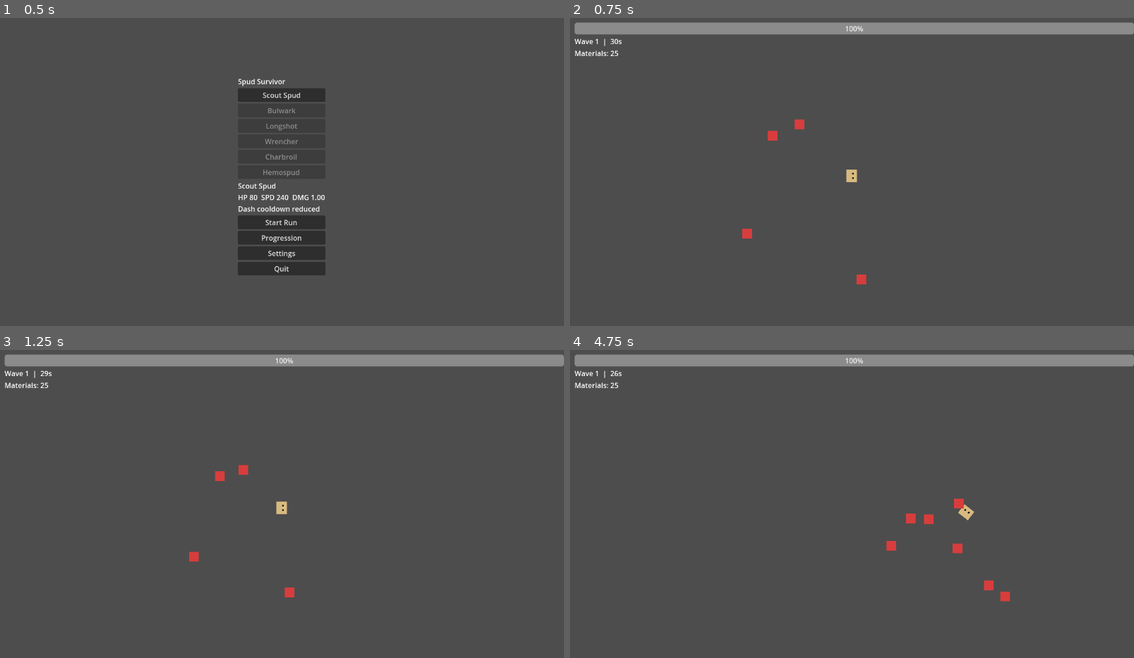
Above: before the commit, frames 1-4 (two rows, left to right).
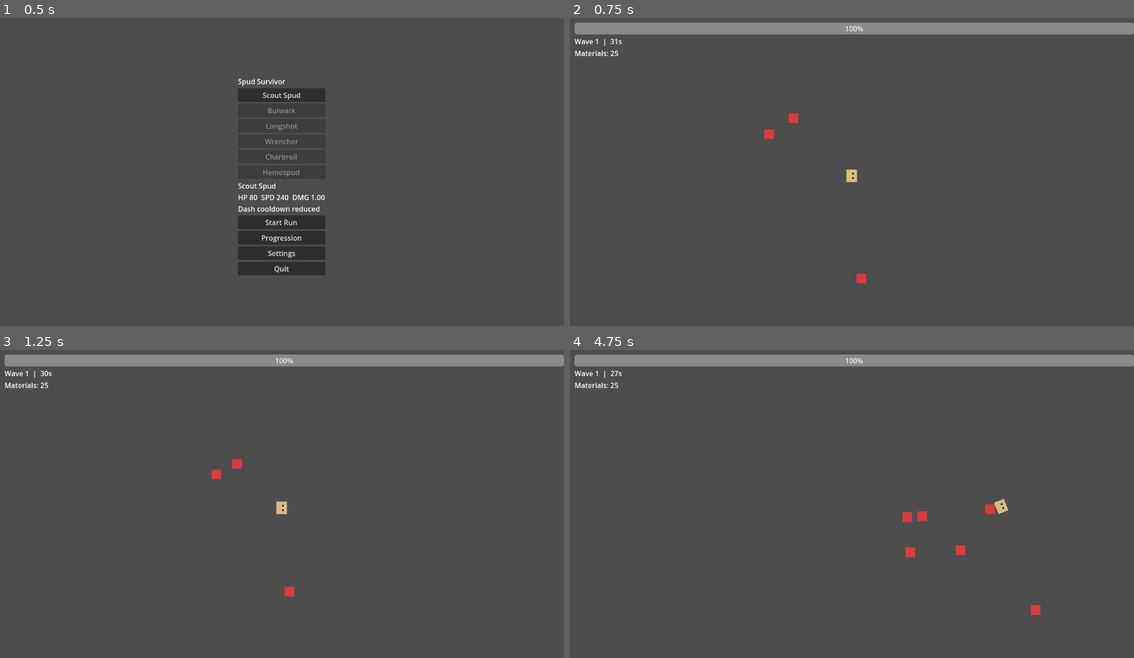
Above: after the commit, the same moments.

Repository: RavGGG/Gra
Game: Godot game, scene res://scenes/MainMenu.tscn
The game is run twice, just before and just after one commit, with the same random seed, the same clock (stepped at 60 frames per second) and the same inputs.
Inputs (mouse positions are in pixels of both pictures, inside the frame that each line leads up to):
- Up to frame 1 (0.5 s): no input
- Up to frame 2 (0.75 s): click "Start Run" at 0.5 s
- Up to frame 3 (1.25 s): no input
- Up to frame 4 (4.75 s): move the mouse to (976, 491) at 1.27 s; press the mouse at (976, 491) at 1.28 s; hold D (move_right) 1.28-2.03 s; move the mouse to (739, 522) at 2.02 s; release the mouse at (739, 522) at 2.03 s; hold S (move_down) 2.03-2.78 s; click (739, 522) at 2.1 s; move the mouse to (908, 439) at 2.77 s; press the mouse at (908, 439) at 2.78 s; hold D (move_right) 2.78-3.53 s; move the mouse to (823, 571) at 3.52 s; release the mouse at (823, 571) at 3.53 s; hold W (move_up) 3.53-4.28 s; click (823, 571) at 3.6 s; move the mouse to (1021, 556) at 4.27 s; press the mouse at (1021, 556) at 4.28 s; hold A (move_left) from 4.28 s (still down)

Frame 1 is identical in both runs. In frame 2, 0.2% of the frame differs, in the area x 7-53%, y 6-87%; in frame 3, 0.2%; in frame 4, 0.8%, in the area x 7-84%, y 6-87%.

Commit message:
Reset waves cleanly, fix pickup collection, and add shop effect tooltips

Diff:
--- a/scenes/ShopPanel.tscn
+++ b/scenes/ShopPanel.tscn
@@ -25,6 +25,11 @@
 [node name="Offers" type="VBoxContainer" parent="VBox"]
 layout_mode = 2
 
+[node name="Description" type="Label" parent="VBox"]
+layout_mode = 2
+text = "Hover item/weapon to see effects."
+autowrap_mode = 3
+
 [node name="InventoryTitle" type="Label" parent="VBox"]
 layout_mode = 2
 text = "Inventory (drag & drop slots)"
--- a/scripts/Enemy.gd
+++ b/scripts/Enemy.gd
@@ -19,10 +19,12 @@
 	if global_position.distance_to(player.global_position) < 22.0:
 		player.take_damage(contact_damage)
 
-func take_hit(dmg: float) -> void:
+func take_hit(dmg: float, attacker: Node = null) -> void:
 	hp -= dmg
+	if attacker and attacker.has_method("on_dealt_damage"):
+		attacker.on_dealt_damage(dmg)
 	if hp <= 0:
-		if randf() < 0.22:
+		if randf() < 0.5:
 			var pickup = preload("res://scenes/Pickup.tscn").instantiate()
 			pickup.global_position = global_position
 			get_tree().current_scene.add_child(pickup)
--- a/scripts/Game.gd
+++ b/scripts/Game.gd
@@ -1,7 +1,9 @@
 extends Node2D
 
-var wave := 1
-var time_left := 30.0
+const MAX_WAVE := 20
+
+var wave := 0
+var time_left := 0.0
 var credits := 25
 var selected_character := "scout"
 var paused_for_shop := false
@@ -19,30 +21,57 @@
 	player.configure(character)
 	player.died.connect(_on_player_died)
 	player.hp_changed.connect(hud.update_hp)
-	hud.update_wave(wave, time_left)
 	hud.update_credits(credits)
 	shop.visible = false
 	pause_menu.visible = false
 	$CanvasLayer/ArenaColor.visible = false
 
-	# Natychmiastowy, pewny spawn żeby gra nie wyglądała na "pustą".
-	for i in 4:
-		_spawn_enemy_near_player(180.0 + i * 35.0)
+	spawn_timer.one_shot = false
+	wave_timer.one_shot = true
 
-	spawn_timer.start()
-	wave_timer.start()
+	_start_wave(1)
 
 func _process(delta: float) -> void:
 	if paused_for_shop:
 		return
-	time_left -= delta
-	hud.update_wave(wave, max(0.0, time_left))
+	time_left = max(0.0, time_left - delta)
+	hud.update_wave(wave, time_left)
 	if Input.is_action_just_pressed("pause"):
 		_toggle_pause()
 
 func _toggle_pause() -> void:
 	get_tree().paused = not get_tree().paused
 	pause_menu.visible = get_tree().paused
+
+func _start_wave(next_wave: int) -> void:
+	paused_for_shop = false
+	shop.visible = false
+	_clear_enemies()
+	_clear_pickups()
+	wave = next_wave
+	time_left = 30.0 + wave
+	hud.update_wave(wave, time_left)
+
+	for i in (3 + int(wave / 3)):
+		_spawn_enemy_near_player(200.0 + i * 24.0)
+
+	spawn_timer.start()
+	wave_timer.start(time_left)
+
+func _finish_wave() -> void:
+	credits += 20 + wave * 3
+	GameData.progression["best_wave"] = max(GameData.progression["best_wave"], wave)
+	GameData.add_meta_currency(5 + wave)
+	hud.update_credits(credits)
+
+	if wave >= MAX_WAVE:
+		_end_run(true)
+		return
+
+	if wave % 2 == 0:
+		_open_shop()
+	else:
+		_start_wave(wave + 1)
 
 func _spawn_enemy_near_player(distance: float) -> void:
 	var enemy = preload("res://scenes/Enemy.tscn").instantiate()
@@ -52,7 +81,6 @@
 	enemy.contact_damage = 4 + wave
 	var angle = randf() * TAU
 	enemy.global_position = player.global_position + Vector2.RIGHT.rotated(angle) * distance
-	# Clamp do obszaru ekranu, aby zawsze był widoczny.
 	enemy.global_position.x = clamp(enemy.global_position.x, 40.0, 1240.0)
 	enemy.global_position.y = clamp(enemy.global_position.y, 40.0, 680.0)
 	add_child(enemy)
@@ -61,22 +89,17 @@
 	if paused_for_shop:
 		return
 	for i in (1 + int(wave / 4)):
-		_spawn_enemy_near_player(220.0 + i * 24.0)
+		_spawn_enemy_near_player(260.0 + i * 28.0)
 
 func _on_wave_timer_timeout() -> void:
-	wave += 1
-	time_left = 30 + wave
-	credits += 20 + wave * 3
-	GameData.progression["best_wave"] = max(GameData.progression["best_wave"], wave)
-	GameData.add_meta_currency(5 + wave)
-	hud.update_credits(credits)
-	if wave % 2 == 0:
-		_open_shop()
-	if wave >= 20:
-		_end_run(true)
+	_finish_wave()
 
 func _open_shop() -> void:
 	paused_for_shop = true
+	spawn_timer.stop()
+	wave_timer.stop()
+	_clear_enemies()
+	_clear_pickups()
 	shop.visible = true
 	shop.build_offers(credits)
 
@@ -87,8 +110,16 @@
 	for item in selected_items:
 		player.apply_item(item)
 	hud.update_credits(credits)
-	shop.visible = false
-	paused_for_shop = false
+	_start_wave(wave + 1)
+
+func _clear_enemies() -> void:
+	for enemy in get_tree().get_nodes_in_group("enemies"):
+		enemy.queue_free()
+
+func _clear_pickups() -> void:
+	for child in get_children():
+		if child.name.begins_with("Pickup") or child.get_script() == preload("res://scripts/Pickup.gd"):
+			child.queue_free()
 
 func _on_pickup_collected(value: int) -> void:
 	credits += value
@@ -98,6 +129,8 @@
 	_end_run(false)
 
 func _end_run(victory: bool) -> void:
+	spawn_timer.stop()
+	wave_timer.stop()
 	GameData.save_data()
 	var end_scene = preload("res://scenes/RunEnd.tscn").instantiate()
 	end_scene.set_result(victory, wave, credits)
--- a/scripts/Pickup.gd
+++ b/scripts/Pickup.gd
@@ -1,15 +1,37 @@
 extends Area2D
 
 var value := 5
+var armed := false
+var arm_time := 0.4
 
 func _ready() -> void:
 	$Label.text = "+%d" % value
+	monitoring = false
+	set_process(true)
 
 func _process(delta: float) -> void:
 	rotation += delta
+	if not armed:
+		arm_time -= delta
+		if arm_time <= 0.0:
+			armed = true
+			monitoring = true
+		return
+
+	var players = get_tree().get_nodes_in_group("player")
+	if players.is_empty():
+		return
+	var player = players[0]
+	var pull_radius = 40.0 + player.item_mods["pickup_radius"]
+	var to_player = player.global_position - global_position
+	var dist = to_player.length()
+	if dist < pull_radius and dist > 0.1:
+		global_position += to_player.normalized() * min(250.0 * delta, dist)
 
 func _on_body_entered(body: Node2D) -> void:
-	if body is CharacterBody2D:
+	if not armed:
+		return
+	if body.is_in_group("player"):
 		var game = get_tree().current_scene
 		if game and game.has_method("_on_pickup_collected"):
 			game._on_pickup_collected(value)
--- a/scripts/Player.gd
+++ b/scripts/Player.gd
@@ -6,7 +6,6 @@
 @export var base_speed := 220.0
 @export var max_health := 100.0
 @export var damage_mult := 1.0
-@export var fire_cooldown := 0.4
 
 var health := 100.0
 var aim_manual := true
@@ -23,6 +22,9 @@
 }
 
 @onready var fire_timer: Timer = $FireTimer
+
+func _ready() -> void:
+	add_to_group("player")
 
 func configure(character_data: Dictionary) -> void:
 	base_speed = character_data["speed"]
@@ -47,13 +49,14 @@
 	if current_weapon["type"] == "melee":
 		for body in get_tree().get_nodes_in_group("enemies"):
 			if global_position.distance_to(body.global_position) < current_weapon.get("range", 60.0):
-				body.take_hit(_weapon_damage())
+				body.take_hit(_weapon_damage(), self)
 	else:
 		var projectile = preload("res://scenes/Projectile.tscn").instantiate()
 		projectile.global_position = global_position
 		projectile.direction = (get_global_mouse_position() - global_position).normalized()
 		projectile.speed = current_weapon.get("proj_speed", 520.0)
 		projectile.damage = _weapon_damage()
+		projectile.shooter = self
 		get_tree().current_scene.add_child(projectile)
 
 func _weapon_damage() -> float:
@@ -78,3 +81,7 @@
 func heal(value: float) -> void:
 	health = min(max_health, health + value)
 	hp_changed.emit(health, max_health)
+
+func on_dealt_damage(damage_done: float) -> void:
+	if item_mods["lifesteal"] > 0.0:
+		heal(max(0.0, damage_done * item_mods["lifesteal"]))
--- a/scripts/Projectile.gd
+++ b/scripts/Projectile.gd
@@ -3,6 +3,7 @@
 var direction := Vector2.RIGHT
 var speed := 500.0
 var damage := 10.0
+var shooter: Node = null
 
 func _process(delta: float) -> void:
 	global_position += direction * speed * delta
@@ -11,5 +12,5 @@
 
 func _on_body_entered(body: Node2D) -> void:
 	if body.is_in_group("enemies"):
-		body.take_hit(damage)
+		body.take_hit(damage, shooter)
 		queue_free()
--- a/scripts/ShopPanel.gd
+++ b/scripts/ShopPanel.gd
@@ -10,6 +10,7 @@
 
 @onready var offers_list = $VBox/Offers
 @onready var wallet_label = $VBox/Wallet
+@onready var description_label = $VBox/Description
 
 func build_offers(current_credits: int) -> void:
 	budget = current_credits
@@ -17,6 +18,7 @@
 	offers.clear()
 	selected_items.clear()
 	selected_weapon = {}
+	description_label.text = "Hover item/weapon to see effects."
 	for c in offers_list.get_children():
 		c.queue_free()
 	offers.append(ContentDB.random_weapon())
@@ -27,9 +29,19 @@
 	for offer in offers:
 		var btn = Button.new()
 		btn.text = "%s ($%d)" % [offer["name"], offer["price"]]
+		btn.mouse_entered.connect(_on_offer_hover.bind(offer))
+		btn.focus_entered.connect(_on_offer_hover.bind(offer))
 		btn.pressed.connect(_on_offer_pressed.bind(offer))
 		offers_list.add_child(btn)
 	_update_wallet()
+
+func _describe_offer(offer: Dictionary) -> String:
+	if offer.has("type"):
+		return "Weapon: %s\nType: %s\nDamage: %.1f\nRate: %.2fs\n%s" % [offer["name"], offer["type"], offer.get("base_damage", 0.0), offer.get("rate", 0.0), ("Projectile speed: %.0f" % offer.get("proj_speed", 0.0)) if offer["type"] != "melee" else ("Melee range: %.0f" % offer.get("range", 60.0))]
+	return "Item: %s\nEffect: %+0.2f to %s" % [offer["name"], float(offer.get("value", 0.0)), offer.get("stat", "unknown")]
+
+func _on_offer_hover(offer: Dictionary) -> void:
+	description_label.text = _describe_offer(offer)
 
 func _on_offer_pressed(offer: Dictionary) -> void:
 	if spent + offer["price"] > budget:
